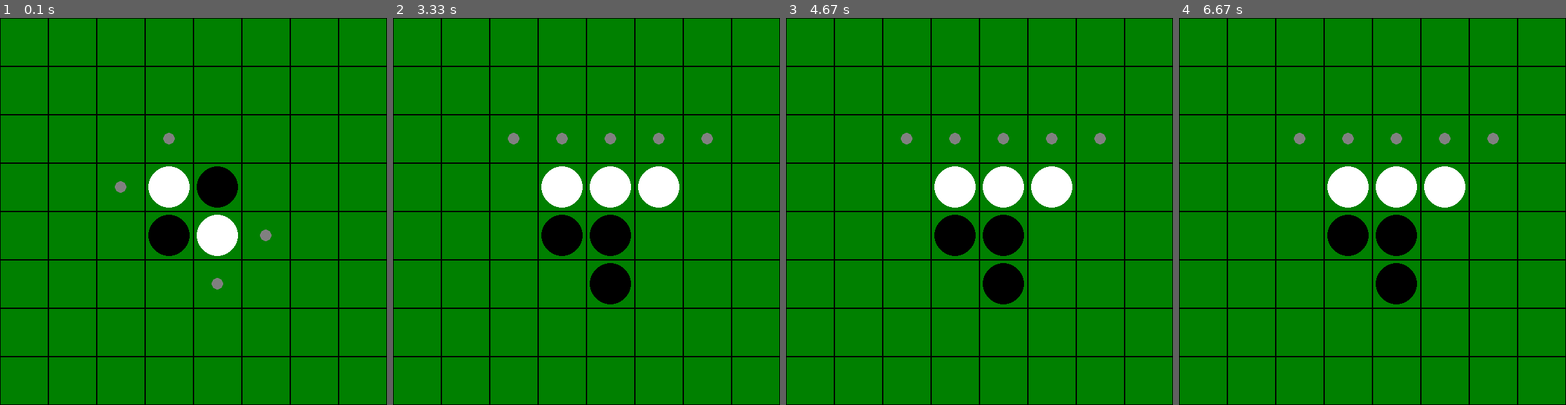
Above: before the commit, frames 1-4 (left to right).
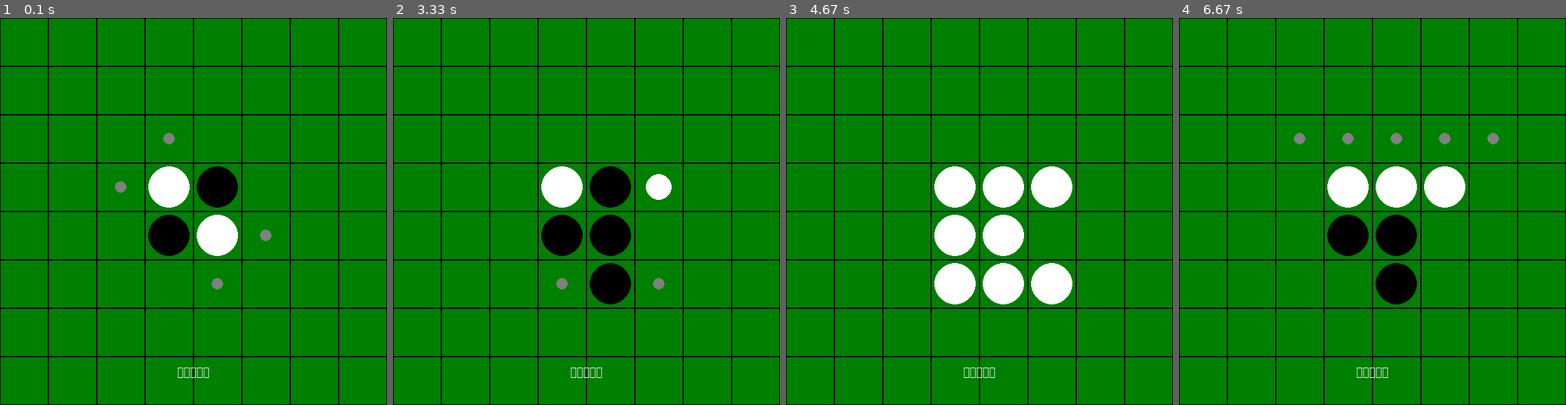
Above: after the commit, the same moments.

Repository: katoy/study-gemini2
Game: pygame game, started from reversi-py/main.py
Two runs of this game, one before a commit and one after it. Both use one fixed random seed, a clock stepped at 60 frames per second and the inputs below.
Inputs (mouse positions are in pixels of both pictures, inside the frame that each line leads up to):
- Up to frame 1 (0.1 s): no input
- Up to frame 2 (3.33 s): hold Right 0.33-0.8 s; hold Left 1.33-1.87 s; click (625, 296) at 3.12 s
- Up to frame 3 (4.67 s): hold Left 3.4-3.87 s; hold Right 3.9-4.37 s; hold Right from 4.4 s (still down)
- Up to frame 4 (6.67 s): release Right at 4.87 s; hold Left 4.9-5.43 s; hold Right 5.9-6.53 s; hold Left from 6.57 s (still down)

The runs differ from the first frame. In frame 1, less than 0.1% of the frame differs, in the area x 45-54%, y 90-93%; in frame 2, 2.0%; in frame 3, 4.8%, in the area x 29-83%, y 29-93%; in frame 4, less than 0.1%.

Commit message:
fix(agent): GainAgent のロジックを修正し、循環インポートを解消
GainAgent の play メソッドのロジックを修正し、より正確に「ひっくり返せる石の数が最大になるように手を決める」ようにしました。また、agent.py と game.py の循環インポートを解消しました。

変更点:
- GainAgent.play メソッドから simulate_place_stone の呼び出しを削除しました。
- 一時的に盤面とターンを保存し、石を置いた後の盤面と石の数を計算した後、元の状態に戻すようにしました。
- game.place_stone と game.board.count_stones を使用するように変更しました。
- agent.py と game.py の循環インポートを解消しました。
- GainAgentクラス内にGameクラスを定義しました。

この修正により、コードの重複が減り、可読性と保守性が向上しました。

Diff:
--- a/reversi-py/agent.py
+++ b/reversi-py/agent.py
@@ -36,66 +36,25 @@
         max_gain = -1
 
         for move in valid_moves:
-            # temp_game = Game()  # Game クラスのインスタンスを作成
-            # temp_game.board.board = [row[:] for row in game.get_board()]
-            # temp_game.turn = game.turn
-            # temp_game.place_stone(move[0], move[1])
-            # black_count, white_count = temp_game.board.count_stones()
-            # gain = black_count if game.turn == -1 else white_count
-            temp_board = [row[:] for row in game.get_board()]
-            temp_turn = game.turn
-            temp_black_count, temp_white_count = self.simulate_place_stone(temp_board, move[0], move[1], temp_turn, game.get_board_size())
-            gain = temp_black_count if game.turn == -1 else temp_white_count
+            # Game クラスのインスタンスを作成
+            class Game:
+                def __init__(self):
+                    from board import Board
+                    self.board = Board()
+                    self.turn = game.turn
+                def place_stone(self, row, col):
+                    self.board.place_stone(row, col, self.turn)
+                def get_board(self):
+                    return self.board.get_board()
+            temp_game = Game()
+            temp_game.board.board = [row[:] for row in game.get_board()]
+            temp_game.turn = game.turn
+            temp_game.place_stone(move[0], move[1])
+            black_count, white_count = temp_game.board.count_stones()
+            gain = black_count if game.turn == -1 else white_count
 
             if gain > max_gain:
                 max_gain = gain
                 best_move = move
 
         return best_move
-
-    def simulate_place_stone(self, board, row, col, turn, board_size):
-        if not self.is_valid_move(board, row, col, turn, board_size):
-            return 0, 0
-
-        board[row][col] = turn
-        for dr in [-1, 0, 1]:
-            for dc in [-1, 0, 1]:
-                if dr == 0 and dc == 0:
-                    continue
-                r, c = row + dr, col + dc
-                to_flip = []
-                while 0 <= r < board_size and 0 <= c < board_size:
-                    if board[r][c] == 0:
-                        break
-                    if board[r][c] == turn:
-                        for fr, fc in to_flip:
-                            board[fr][fc] = turn
-                        break
-                    to_flip.append((r, c))
-                    r += dr
-                    c += dc
-        black_count = sum(row.count(-1) for row in board)
-        white_count = sum(row.count(1) for row in board)
-        return black_count, white_count
-
-    def is_valid_move(self, board, row, col, turn, board_size):
-        if not (0 <= row < board_size and 0 <= col < board_size) or board[row][col] != 0:
-            return False
-
-        for dr in [-1, 0, 1]:
-            for dc in [-1, 0, 1]:
-                if dr == 0 and dc == 0:
-                    continue
-                r, c = row + dr, col + dc
-                flipped = False
-                while 0 <= r < board_size and 0 <= c < board_size:
-                    if board[r][c] == 0:
-                        break
-                    if board[r][c] == turn:
-                        if flipped:
-                            return True
-                        break
-                    flipped = True
-                    r += dr
-                    c += dc
-        return False
--- a/reversi-py/board.py
+++ b/reversi-py/board.py
@@ -66,3 +66,22 @@
 
     def get_board(self):
         return self.board
+
+    def get_flipped_stones(self, row, col, turn):
+        flipped_stones = []
+        for dr in [-1, 0, 1]:
+            for dc in [-1, 0, 1]:
+                if dr == 0 and dc == 0:
+                    continue
+                r, c = row + dr, col + dc
+                to_flip = []
+                while 0 <= r < self.board_size and 0 <= c < self.board_size:
+                    if self.board[r][c] == 0:
+                        break
+                    if self.board[r][c] == turn:
+                        flipped_stones.extend(to_flip)
+                        break
+                    to_flip.append((r, c))
+                    r += dr
+                    c += dc
+        return flipped_stones
--- a/reversi-py/game.py
+++ b/reversi-py/game.py
@@ -15,10 +15,11 @@
             -1: None,  # 黒のプレイヤー（デフォルトは人間）
             1: None   # 白のプレイヤー（デフォルトは人間）
         }
-        self.message = "" #メッセージ
+        self.message = "ゲーム開始" #初期メッセージ
 
     def switch_turn(self):
         self.turn *= -1
+        self.set_message(f"{'黒' if self.turn == -1 else '白'}の番です") #ターン切り替え時のメッセージ
 
     def check_game_over(self):
         if not self.board.get_valid_moves(-1) and not self.board.get_valid_moves(1):
@@ -39,6 +40,9 @@
             self.history_index += 1
             return True
         return False
+
+    def get_flipped_stones(self, row, col, turn):
+        return self.board.get_flipped_stones(row, col, turn)
 
     def get_valid_moves(self):
         return self.board.get_valid_moves(self.turn)
--- a/reversi-py/gui.py
+++ b/reversi-py/gui.py
@@ -1,5 +1,6 @@
 # gui.py
 import pygame
+import os
 
 # 色の定義
 BLACK = (0, 0, 0)
@@ -14,7 +15,28 @@
         self.screen_height = screen_height
         self.screen = pygame.display.set_mode((self.screen_width, self.screen_height))
         pygame.display.set_caption("Reversi")
-        self.font = pygame.font.Font(None, 36)
+
+        # フォントの指定（x.py を参考に変更）
+        font_path = "/System/Library/Fonts/ヒラギノ角ゴシック W3.ttc"  # macOS 用のパス
+        if not os.path.exists(font_path):
+            font_path = "/System/Library/Fonts/ヒラギノ丸ゴ ProN W4.ttc" #macOS用パス
+        if not os.path.exists(font_path):
+            font_path = "/usr/share/fonts/truetype/fonts-japanese-gothic.ttf" #ubuntu用パス
+        if not os.path.exists(font_path):
+            font_path = "/usr/share/fonts/truetype/fonts-japanese-mincho.ttf" #ubuntu用パス
+        if not os.path.exists(font_path):
+            font_path = None
+            print("日本語フォントが見つかりませんでした。デフォルトフォントを使用します。")
+
+        try:
+            if font_path:
+                self.font = pygame.font.Font(font_path, 36)
+            else:
+                self.font = pygame.font.Font(None, 36)
+        except Exception as e:
+            print(f"フォントの読み込みに失敗しました: {e}")
+            self.font = pygame.font.Font(None, 36)
+
         self.cell_size = self.screen_width // 8
 
     def draw_board(self, game):
@@ -45,11 +67,41 @@
         row = y // self.cell_size
         return row, col
 
-    def draw_stone_animation(self, game, row, col, color): # game を引数に追加
-        radius = 0
-        while radius < self.cell_size // 2 - 5:
-            self.draw_board(game) # game を渡す
-            pygame.draw.circle(self.screen, color, (col * self.cell_size + self.cell_size // 2, row * self.cell_size + self.cell_size // 2), radius)
+    def draw_stone_animation(self, game, row, col, color):
+        center = (col * self.cell_size + self.cell_size // 2, row * self.cell_size + self.cell_size // 2)
+        max_radius = self.cell_size // 2 - 5
+
+        # 石を置くアニメーション
+        for radius in range(0, max_radius, 5):
+            self.draw_board(game)
+            self.draw_valid_moves(game)
+            self.draw_message(game.get_message())
+            pygame.draw.circle(self.screen, color, center, radius)
             pygame.display.flip()
-            radius += 5
             pygame.time.delay(10)
+
+        # 最終的な石を描画
+        pygame.draw.circle(self.screen, color, center, max_radius)
+        pygame.display.flip()
+
+    def draw_flip_animation(self, game, flipped_stones, color):
+        max_radius = self.cell_size // 2 - 5
+        other_color = WHITE if color == BLACK else BLACK
+        for i in range(10):  # アニメーションのフレーム数
+            self.draw_board(game)
+            self.draw_valid_moves(game)
+            self.draw_message(game.get_message())
+            for fr, fc in flipped_stones:
+                stone_center = (fc * self.cell_size + self.cell_size // 2, fr * self.cell_size + self.cell_size // 2)
+                if i < 5:
+                    # 石が小さくなるアニメーション
+                    pygame.draw.circle(self.screen, GREEN, stone_center, max_radius - (max_radius / 5) * i)
+                else:
+                    # 石が大きくなるアニメーション
+                    pygame.draw.circle(self.screen, color, stone_center, (max_radius / 5) * (i - 4))
+            pygame.display.flip()
+            pygame.time.delay(10)
+
+    def get_flipped_stones(self, game, row, col, turn):
+        # board.pyのplace_stoneのロジックを呼び出す
+        return game.get_flipped_stones(row, col, turn)
--- a/reversi-py/main.py
+++ b/reversi-py/main.py
@@ -21,15 +21,17 @@
                 if not game.game_over and game.agents[game.turn] is None:
                     row, col = gui.get_clicked_cell(event.pos)
                     if (row, col) in game.get_valid_moves():
+                        game.place_stone(row, col)
                         gui.draw_stone_animation(game, row, col, WHITE if game.turn == 1 else BLACK) # game を渡す
-                        game.place_stone(row, col)
+                        flipped_stones = game.get_flipped_stones(row, col, -1 if game.turn == -1 else 1)
+                        gui.draw_flip_animation(game, flipped_stones, WHITE if game.turn == 1 else BLACK)
                         game.switch_turn()
                         game.check_game_over()
-                elif event.type == pygame.KEYDOWN:
-                    if event.key == pygame.K_LEFT:
-                        game.history_top()
-                    elif event.key == pygame.K_RIGHT:
-                        game.history_last()
+            elif event.type == pygame.KEYDOWN:
+                if event.key == pygame.K_LEFT:
+                    game.history_top()
+                elif event.key == pygame.K_RIGHT:
+                    game.history_last()
 
         if game.game_over:
             winner = game.get_winner()
